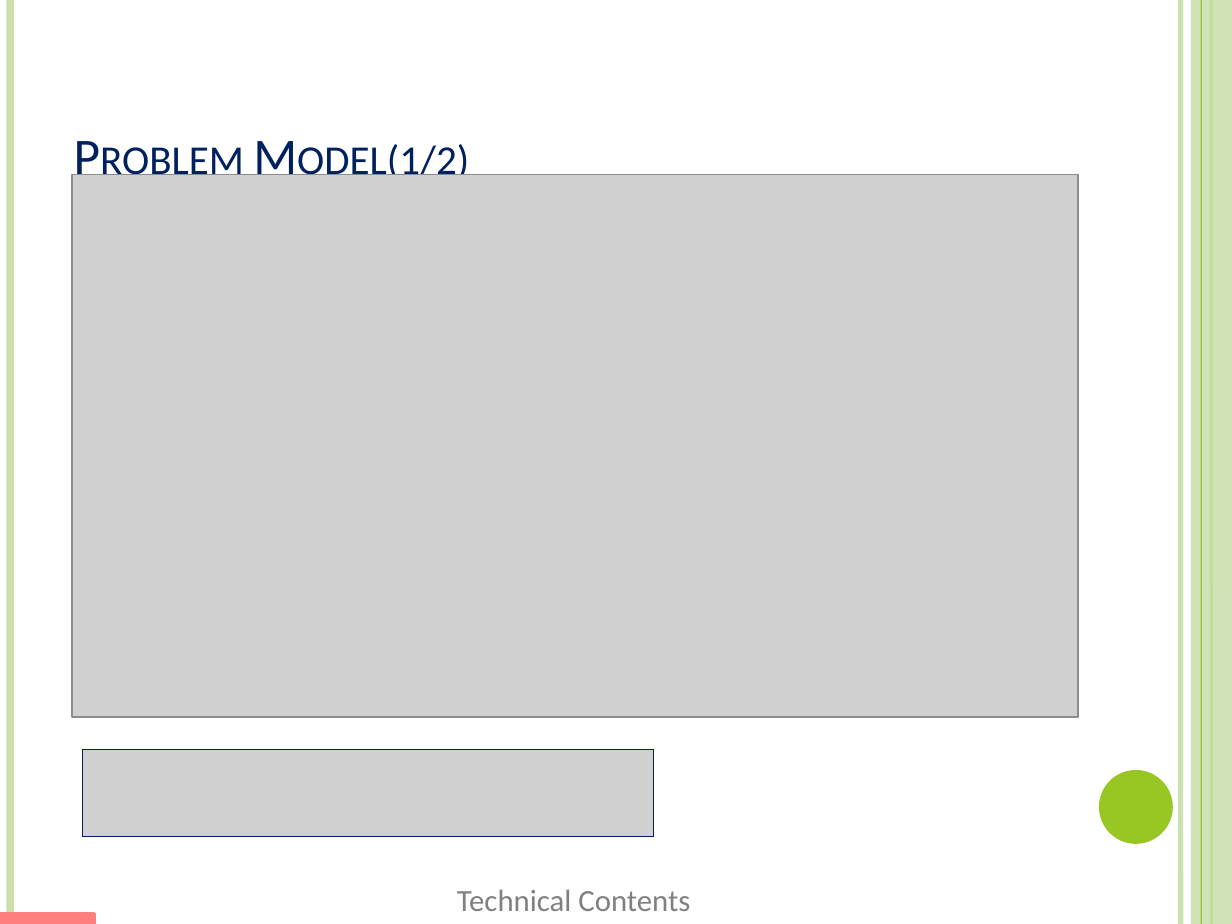
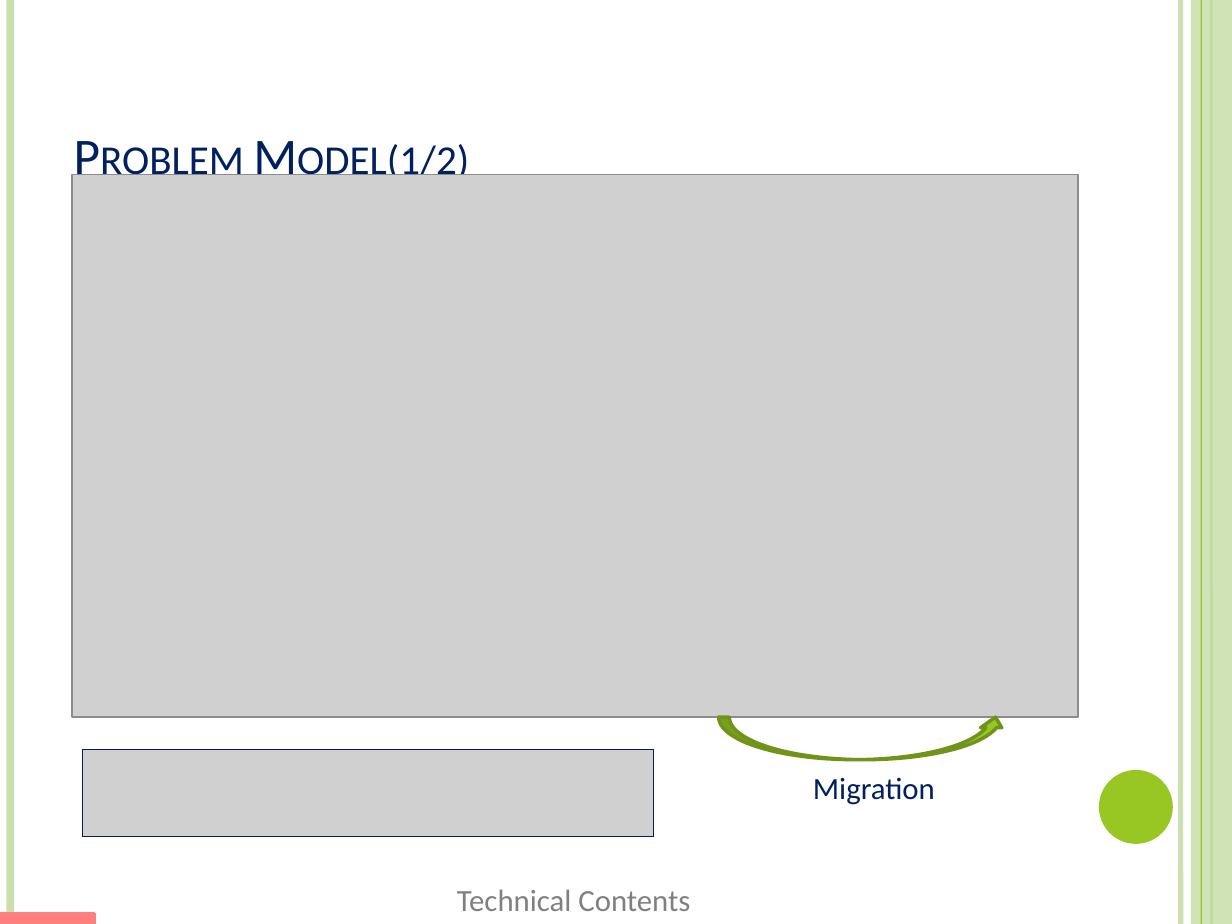
Before and after one commit to xizhonghua/GreenDC-Summary, a slide deck: slide 10 of file/Adnan12-EEGLB.pptm. Drawn at 1232x924 pixels with LibreOffice and Linux fonts; fonts in the diff are those of the drawing; grey boxes stand for pictures. Boxes give left, top, right and bottom in pixels: in the first picture for what was removed or moved away, otherwise in the second. Text is boxed around its words. In the diff, an @@ line names an element or a change of style, - is before the commit and + after.

Commit message:
update slides

```diff
--- a/file/Adnan12-EEGLB.pptm
+++ b/file/Adnan12-EEGLB.pptm
@@ curved up arrow added at box(718, 717, 1005, 760), fill #98C723, outline #70931A 2 pt @@
@@ text added at box(813, 777, 935, 805), 18 pt, text #002060 @@
+Migration
```
Also in this commit, not shown: 1 other slide changed.
